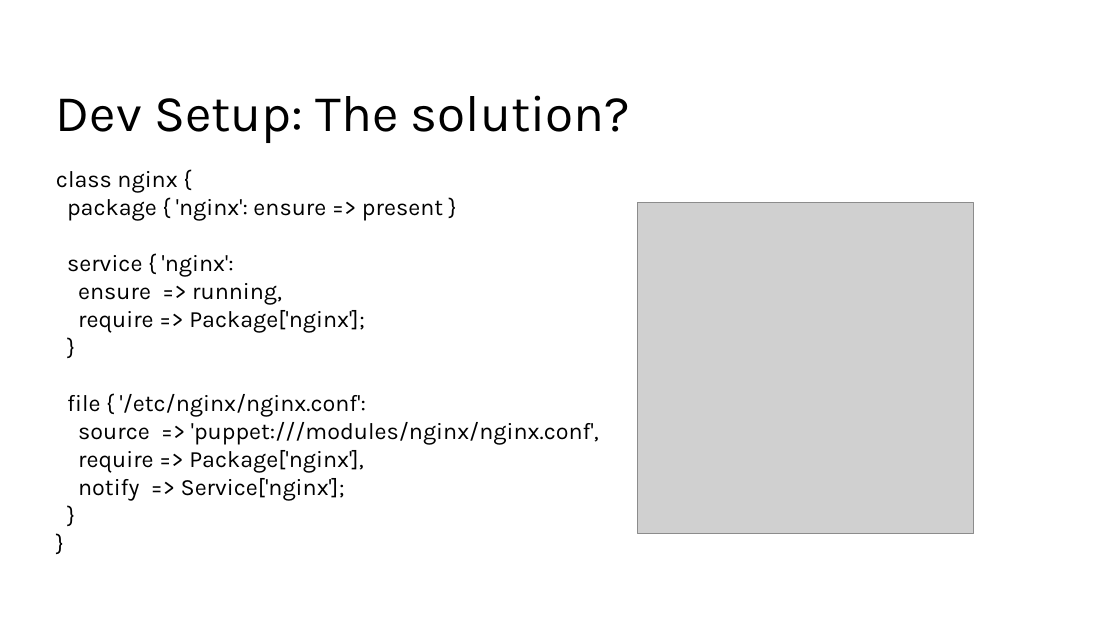
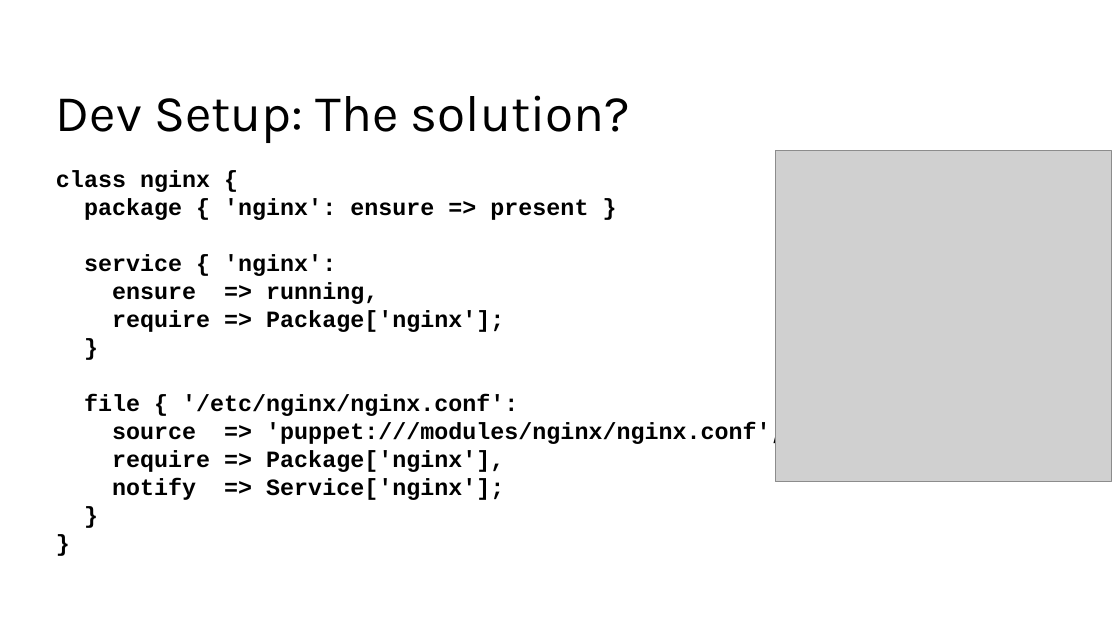
Before and after one commit to justin522/VirtualWhiteboard, a slide deck: slide 22 of Virtual Whiteboard.pptx (slide 19 before the commit). Drawn at 1120x630 pixels with LibreOffice and Linux fonts; fonts in the diff are those of the drawing; grey boxes stand for pictures; background and template pictures are left out. Boxes give left, top, right and bottom in pixels: in the first picture for what was removed or moved away, otherwise in the second. Text is boxed around its words. In the diff, an @@ line names an element or a change of style, - is before the commit and + after.

```diff
--- a/Virtual Whiteboard.pptx
+++ b/Virtual Whiteboard.pptx
@@ text "class nginx {" at <box>56,170,785,500</box>: font Karla to Courier New, bold on @@
@@ picture: place and size @@
-picture at <box>638,203,974,534</box>
+picture at <box>776,151,1112,482</box>
```
Also in this commit, not shown: 7 other slides changed, 3 slides added, 1 other file.
